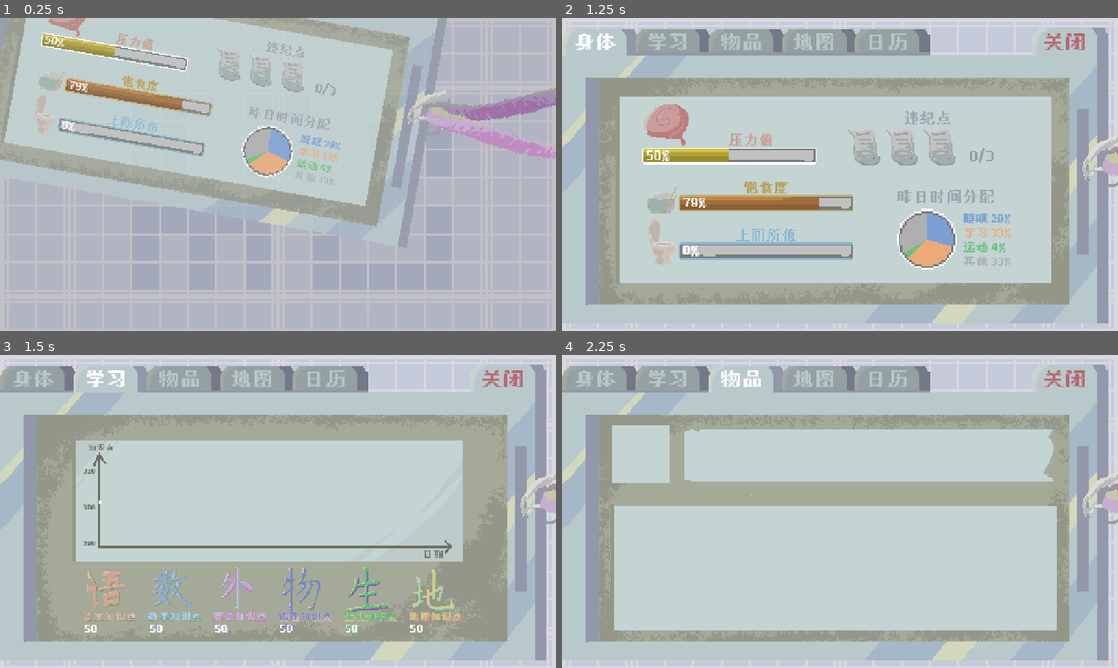
Above: before the commit, frames 1-4 (two rows, left to right).
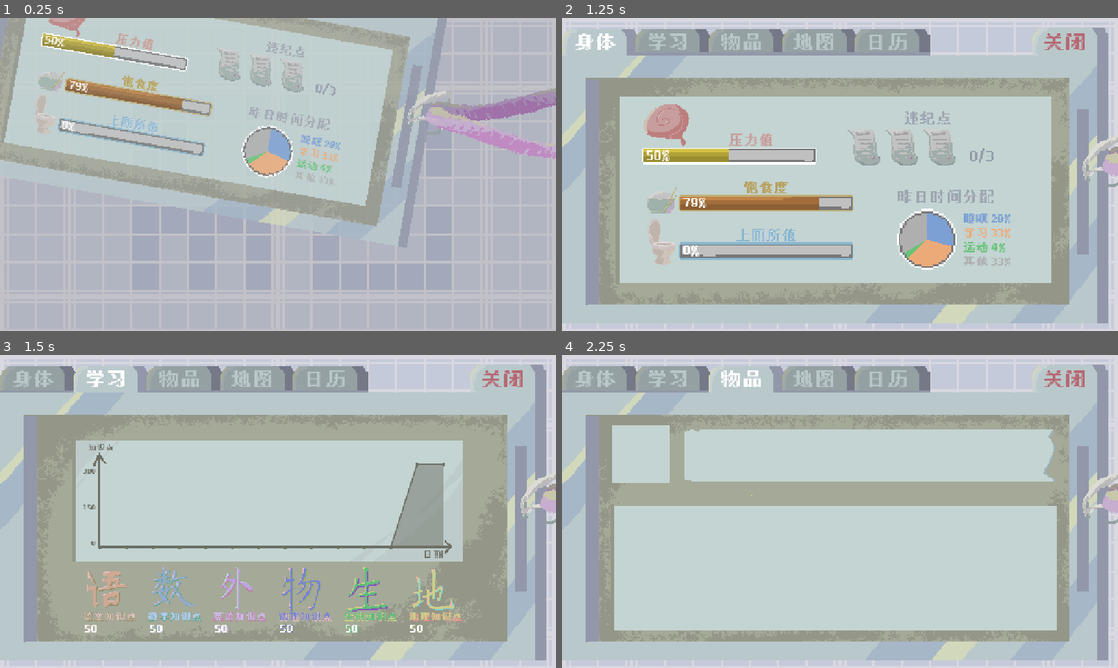
Above: after the commit, the same moments.

Repository: mu142857/School-Rules
Game: Godot game, scene res://ui/info_panel.tscn
The game is run twice, just before and just after one commit, with the same random seed, the same clock (stepped at 60 frames per second) and the same inputs. The project has no main scene, so this scene is started directly.
Inputs:
- Up to frame 1 (0.25 s): no input
- Up to frame 2 (1.25 s): click "身体" at 0.5 s
- Up to frame 3 (1.5 s): click "学习" at 1.25 s
- Up to frame 4 (2.25 s): click "物品" at 2 s

Frames 1-2 are identical in both runs. In frame 3, 1.9% of the frame differs, in the area x 15-80%, y 34-62%; in frame 4, nothing differs.

Commit message:
Update line chart smooth visual transition

Diff:
--- a/senior-year-of-high-school/autoload/game_manager.gd
+++ b/senior-year-of-high-school/autoload/game_manager.gd
@@ -89,7 +89,8 @@
 func _ready():
 	# 如果是新游戏（历史记录为空），记录一下开局初始值
 	if knowledge_history.is_empty():
-		record_current_knowledge()
+		for i in range(2):
+			record_current_knowledge()
 
 # 封装一个记录知识点的方法，方便多处调用
 func record_current_knowledge():
--- a/senior-year-of-high-school/autoload/translation_system.gd
+++ b/senior-year-of-high-school/autoload/translation_system.gd
@@ -71,6 +71,7 @@
 	"STAT_PHYSICS": {"zh": "物理知识点", "en": "Physics Points"},
 	"STAT_GEOGRAPHY": {"zh": "地理知识点", "en": "Geography Points"},
 	"STAT_BIOLOGY": {"zh": "生物知识点", "en": "Biology Points"},
+	"TOTAL_POINTS": {"zh": "总点数: ", "en": "Total Points: "},
 }
 
 func t(key: String) -> String:
--- a/senior-year-of-high-school/ui/line_chart.gd
+++ b/senior-year-of-high-school/ui/line_chart.gd
@@ -1,93 +1,129 @@
-# ui/line_chart.gd
+# ui/line_chart.gd 重构版
 extends Control
 
-# 配置
-var line_color = Color("3ecfaf") # 默认青色
-var fill_color = Color("3ecfaf44") # 半透明填充
+# --- 配置 ---
+var max_days = 14
 var point_size = 6.0
-var max_days = 14
+var lerp_speed = 0.15 # 平滑速度，数值越小越丝滑
 
-# 当前状态
-var view_subject: String = "Total":
-	set(val):
-		view_subject = val
-		queue_redraw()
+# --- 颜色 ---
+var colors = {
+	"Total": Color("6e7065"), "Chinese": Color("cfa794"), "Math": Color("94aacf"),
+	"English": Color("bca4e0"), "Physics": Color("7684cf"), "Geography": Color("aba058ff"), "Biology": Color("60bd7d")
+}
 
+# --- 字体 ---
+var custom_font = preload("res://shared/PixelFont.ttf")
+
+# --- 内部变量 ---
+var view_subject: String = "Total"
+var target_data = []  # 目标数值
+var current_data = [] # 当前正在显示的数值（平滑过渡用）
 var current_max: float = 0
 var current_min: float = 0
+var display_max: float = 0 # 平滑后的轴上限
+var display_min: float = 0 # 平滑后的轴下限
 
-# 各科目颜色配置
-var colors = {
-	"Total": Color("ffffff"),    # 总分白色
-	"Chinese": Color("ff6b6b"),  # 红色
-	"Math": Color("4dadff"),     # 蓝色
-	"English": Color("ffda47"),  # 黄色
-	"Physics": Color("a29bfe"),  # 紫色
-	"Geography": Color("55efc4"),# 绿色
-	"Biology": Color("fab1a0")   # 橙色
-}
+# 提示框变量
+var mouse_idx = -1 # 当前鼠标指着的日期索引
 
-func _draw():
+func _ready():
+	# 初始化数组长度
+	for i in range(max_days):
+		current_data.append(0.0)
+		target_data.append(0.0)
+
+func _process(_delta):
+	update_logic()
+	queue_redraw()
+
+func update_logic():
 	var history = GameManager.knowledge_history
-	if history.size() == 0:
-		return
+	if history.size() == 0: return
 
-	# 1. 提取数据
-	var data_points = []
-	# 取最近的14天
+	# 1. 获取最新数据存入 target_data
 	var start_idx = max(0, history.size() - max_days)
+	var latest_points = []
 	for i in range(start_idx, history.size()):
 		var record = history[i]
 		if view_subject == "Total":
 			var sum = record["Chinese"] + record["Math"] + record["English"] + \
 					  record["Physics"] + record["Geography"] + record["Biology"]
-			data_points.append(sum)
+			latest_points.append(sum)
 		else:
-			data_points.append(record.get(view_subject, 0))
+			latest_points.append(record.get(view_subject, 0.0))
 
-	if data_points.size() == 0: return
+	# 如果不足14天，前面补0（保持数组长度一致以便平滑切换）
+	while latest_points.size() < max_days:
+		latest_points.insert(0, 0.0)
 
-	# 2. 计算区间（自动调整刻度）
-	current_max = data_points.max()
-	current_min = data_points.min()
+	target_data = latest_points
 
-	# 防止最大最小值相等导致除以0（画成直线）
-	if current_max == current_min:
-		current_max += 10
-		current_min -= 10
+	# 2. 数值平滑（Lerp）
+	for i in range(max_days):
+		current_data[i] = lerp(current_data[i], float(target_data[i]), lerp_speed)
 
-	# 留出一点边距
-	var display_max = current_max * 1.1
-	var display_min = current_min * 0.9
+	# 3. 轴范围平滑
+	current_max = target_data.max()
+	current_min = target_data.min()
+	if current_max == current_min: current_max += 10
 
-	# 3. 计算坐标
+	display_max = lerp(display_max, current_max * 1.1, lerp_speed)
+	display_min = lerp(display_min, current_min * 0.9, lerp_speed)
+
+	# 4. 检测鼠标位置
+	var m_pos = get_local_mouse_position()
+	if m_pos.x >= 0 and m_pos.x <= size.x and m_pos.y >= 0 and m_pos.y <= size.y:
+		var x_step = size.x / (max_days - 1)
+		mouse_idx = round(m_pos.x / x_step)
+		# 确保索引不越界（考虑到数据可能不足14天）
+		var data_start_offset = max_days - (history.size() - start_idx)
+		if mouse_idx < data_start_offset: mouse_idx = -1
+	else:
+		mouse_idx = -1
+
+func _draw():
+	if current_data.size() < 2: return
+
+	var x_step = size.x / (max_days - 1)
 	var points = PackedVector2Array()
-	# X轴间距：总宽750除以13个间隔
-	var x_step = size.x / (max_days - 1)
 
-	for i in range(data_points.size()):
+	# 计算坐标点
+	for i in range(max_days):
+		# 只画有数据（或经过补齐的）部分
 		var x = i * x_step
-		# Y轴映射：(数值 - 最小) / (最大 - 最小) * 高度
-		# 注意：屏幕Y坐标是从上往下的，所以要用 size.y 减去结果
-		var ratio = (data_points[i] - display_min) / (display_max - display_min)
+		var ratio = (current_data[i] - display_min) / (display_max - display_min)
 		var y = size.y - (ratio * size.y)
 		points.append(Vector2(x, y))
 
-	# 4. 绘制填充区域（半透明）
-	if points.size() > 1:
-		var fill_points = PackedVector2Array(points)
-		# 添加两个到底部的点形成封闭多边形
-		fill_points.append(Vector2(points[-1].x, size.y))
-		fill_points.append(Vector2(points[0].x, size.y))
-		var color = colors.get(view_subject, line_color)
-		color.a = 0.2 # 填充透明度
-		draw_colored_polygon(fill_points, color)
+	# 绘制填充和折线
+	var theme_color = colors.get(view_subject, Color.WHITE)
 
-	# 5. 绘制折线
-	if points.size() > 1:
-		draw_polyline(points, colors.get(view_subject, line_color), 2.0, true)
+	# 绘制填充
+	var fill_pts = PackedVector2Array(points)
+	fill_pts.append(Vector2(points[-1].x, size.y))
+	fill_pts.append(Vector2(points[0].x, size.y))
+	draw_colored_polygon(fill_pts, Color(theme_color, 0.5))
 
-	# 6. 绘制小方块点
+	# 绘制主线
+	draw_polyline(points, theme_color, 2.0, true)
+
+	# 绘制方块
 	for p in points:
-		var rect = Rect2(p.x - point_size/2, p.y - point_size/2, point_size, point_size)
-		draw_rect(rect, colors.get(view_subject, line_color))
+		draw_rect(Rect2(p.x-3, p.y-3, 6, 6), theme_color)
+
+	# --- 绘制数据提示 (Tooltip) ---
+	if mouse_idx != -1 and mouse_idx < points.size():
+		var p = points[mouse_idx]
+		# 垂直辅助线
+		draw_line(Vector2(p.x, 0), Vector2(p.x, size.y), Color(1.0, 1.0, 1.0, 0.392), 1.0)
+		# 选中的大方块
+		draw_rect(Rect2(p.x-5, p.y-5, 10, 10), theme_color)
+		# 绘制文字背景
+		var val_text = TranslationSystem.t("TOTAL_POINTS") + str(int(target_data[mouse_idx]))
+		var font = ThemeDB.get_fallback_font()
+		var font_size = 20
+		var text_size = font.get_string_size(val_text, HORIZONTAL_ALIGNMENT_LEFT, -1, font_size)
+
+		var rect_pos = p + Vector2(-text_size.x/2, -25)
+		draw_string(custom_font, rect_pos + Vector2(0, text_size.y - 2), val_text, HORIZONTAL_ALIGNMENT_LEFT, -1, font_size, Color.WHITE)
--- a/senior-year-of-high-school/ui/study_panel.tscn
+++ b/senior-year-of-high-school/ui/study_panel.tscn
@@ -275,7 +275,7 @@
 offset_left = 231.0
 offset_top = 232.0
 offset_right = 1021.0
-offset_bottom = 439.0
+offset_bottom = 443.0
 script = ExtResource("10_frsuf")
 
 [node name="X_Axis" type="Label" parent="LineChartSection"]
